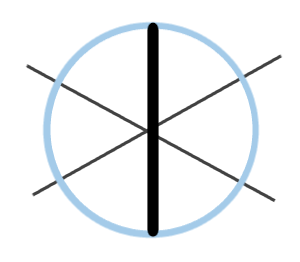
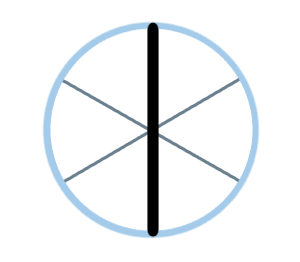
Before/after of a 300px x 262px layered artwork. What changed in the layer stack:
added layer "layer3" above "Layer24" over box(60, 77, 240, 183)
hid "Layer24", painted on it over box(25, 54, 283, 203)